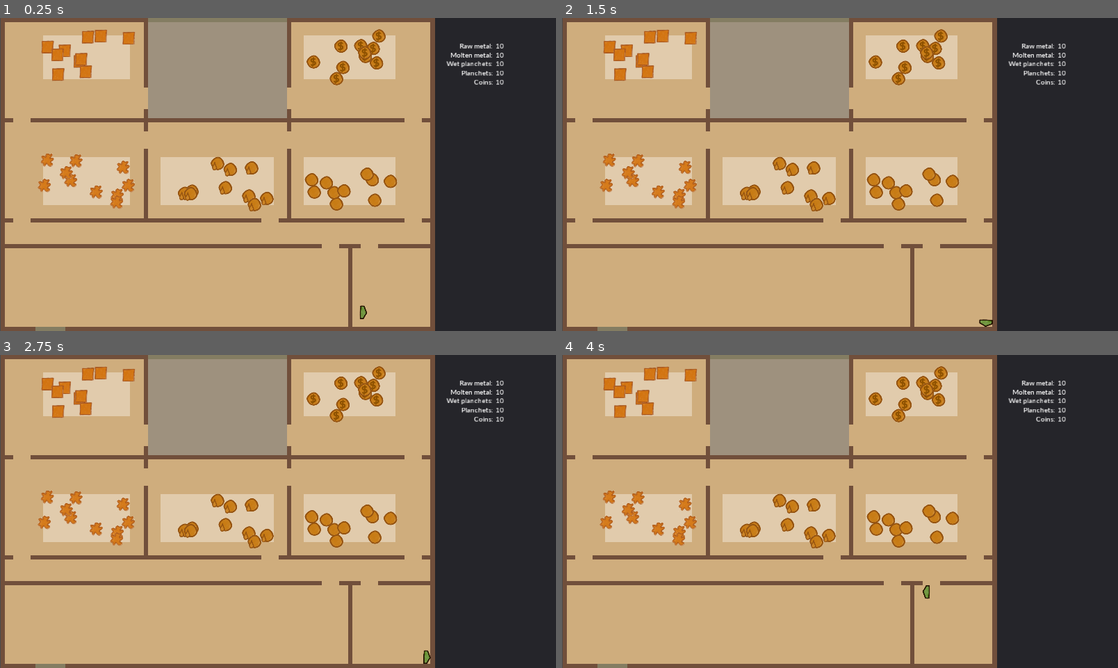
Above: before the commit, frames 1-4 (two rows, left to right).
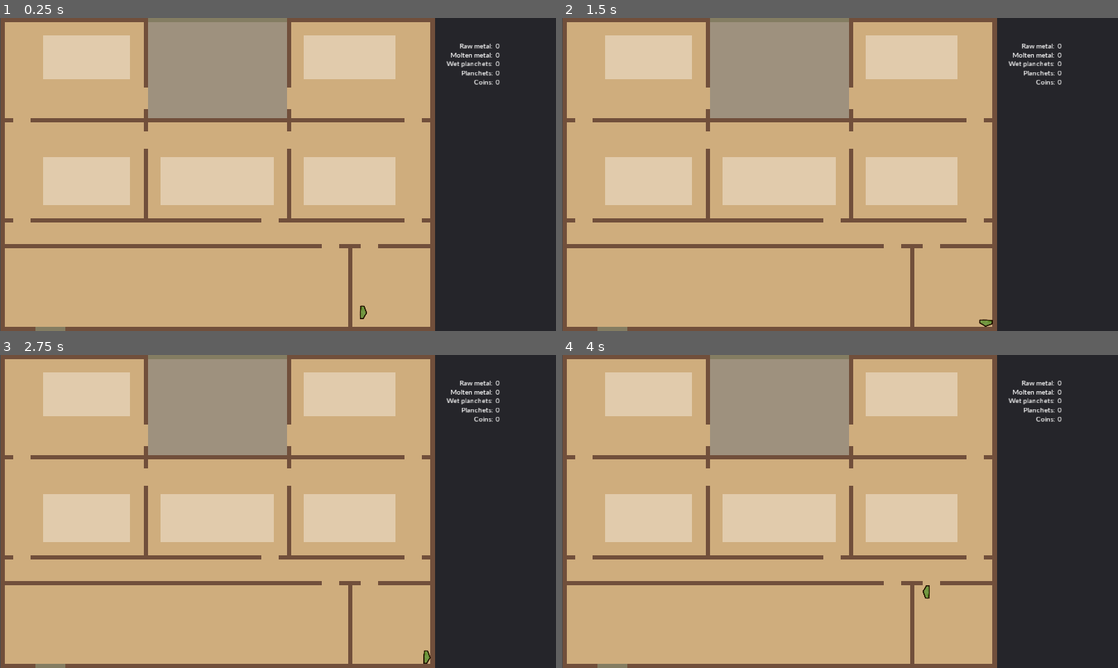
Above: after the commit, the same moments.

Repository: lmbarros/LD44-Minter
Game: Godot game, scene res://screens/GameScreen.tscn
Same seed, same stepped clock (60 frames per second), same inputs: the game is played once before the commit and once after it.
Inputs:
- Up to frame 1 (0.25 s): no input
- Up to frame 2 (1.5 s): tap Enter at 0.5 s; hold Right (right) 0.53-1.28 s; hold Down (down) from 1.28 s (still down)
- Up to frame 3 (2.75 s): tap Space at 2 s; release Down (down) at 2.03 s; hold Right (right) from 2.03 s (still down)
- Up to frame 4 (4 s): tap Enter at 2.75 s; release Right (right) at 2.78 s; hold Up (up) 2.78-3.53 s; hold Left (left) from 3.53 s (still down)

The runs differ from the first frame. In frame 1, 3.8% of the frame differs, in the area x 6-91%, y 3-62%; in frame 2, 3.8%; in frame 3, 3.8%; in frame 4, 3.8%.
Error after the commit: Parse Error: A non-void function must return a value in all possible paths. (res://ui/Mint.gd:71)

Commit message:
The mint is alive!

Diff:
--- a/src/project.godot
+++ b/src/project.godot
@@ -13,9 +13,15 @@
 "class": "GameState",
 "language": "GDScript",
 "path": "res://scripts/GameState.gd"
+}, {
+"base": "Node2D",
+"class": "Mintage",
+"language": "GDScript",
+"path": "res://scenes/Mintage.gd"
 } ]
 _global_script_class_icons={
-"GameState": ""
+"GameState": "",
+"Mintage": ""
 }
 
 [application]
--- a/src/scenes/Mintage.gd
+++ b/src/scenes/Mintage.gd
@@ -1,4 +1,5 @@
 extends Node2D
+class_name Mintage
 
 var state: int = Globals.MintageState.RAW_METAL
 
@@ -6,45 +7,27 @@
 var workForNextState: float = Globals.WORK_FOR_NEXT_STATE
 
 # Do a given amount of work on this "coinage thing" so that it eventually gets
-# to its next state.
-func work(amount: float) -> void:
-	# Alrady a coin, there is no next state
+# to its next state. Returns a Boolean indicating if the mintage changed its
+# state.
+func work(amount: float) -> bool:
+	# Already a coin, there is no next state
 	if state == Globals.MintageState.COIN:
-		return
+		return false
 
 	workForNextState -= amount
-	if workForNextState >= 0:
-		match state:
-			Globals.MintageState.RAW_METAL:
-				turnIntoMoltenMetal()
-			Globals.MintageState.MOLTEN_METAL:
-				turnIntoWetPlanchet()
-			Globals.MintageState.WET_PLANCHET:
-				turnIntoPlanchet()
-			Globals.MintageState.PLANCHET:
-				turnIntoCoin()
+	if workForNextState <= 0:
+		turnIntoNextState()
+		return true
+
+	return false
 
 
-func turnIntoMoltenMetal() -> void:
-	state = Globals.MintageState.MOLTEN_METAL
-	workForNextState = Globals.WORK_FOR_NEXT_STATE
-	updateSprite()
-
-
-func turnIntoWetPlanchet() -> void:
-	state = Globals.MintageState.WET_PLANCHET
-	workForNextState = Globals.WORK_FOR_NEXT_STATE
-	updateSprite()
-
-
-func turnIntoPlanchet() -> void:
-	state = Globals.MintageState.PLANCHET
-	workForNextState = Globals.WORK_FOR_NEXT_STATE
-	updateSprite()
-
-
-func turnIntoCoin() -> void:
-	state = Globals.MintageState.COIN
+func turnIntoNextState() -> void:
+	var newState := state + 1
+	if state >= 1:
+		Globals.gameState.stocks[state] -= 1
+	Globals.gameState.stocks[newState] += 1
+	state = newState
 	workForNextState = Globals.WORK_FOR_NEXT_STATE
 	updateSprite()
 
@@ -61,3 +44,10 @@
 			$Sprite.texture = load("res://gfx/planchet.png")
 		Globals.MintageState.COIN:
 			$Sprite.texture = load("res://gfx/coin.png")
+
+
+func moveTo(target: Vector2) -> void:
+	var tweenDuration := 1.0
+	$MoveTween.interpolate_property(self, "position", position, target, tweenDuration,
+		Tween.TRANS_QUAD, Tween.EASE_IN_OUT)
+	$MoveTween.start()
--- a/src/scenes/Mintage.tscn
+++ b/src/scenes/Mintage.tscn
@@ -9,3 +9,5 @@
 [node name="Sprite" type="Sprite" parent="."]
 scale = Vector2( 0.5, 0.5 )
 texture = ExtResource( 2 )
+
+[node name="MoveTween" type="Tween" parent="."]
--- a/src/scripts/Globals.gd
+++ b/src/scripts/Globals.gd
@@ -19,11 +19,11 @@
 	gameState = GameState.new()
 
 
-func makeMintage(state: int, pos: Vector2) -> Node:
+func makeMintage(state: int, pos: Vector2, wfns: float = WORK_FOR_NEXT_STATE) -> Node:
 	var m := MintageScene.instance()
 	m.state = state
 	Globals.gameState.stocks[state] += 1
 	m.updateSprite()
-	m.workForNextState = WORK_FOR_NEXT_STATE
+	m.workForNextState = wfns
 	m.position = pos
 	return m
--- a/src/ui/Mint.gd
+++ b/src/ui/Mint.gd
@@ -1,46 +1,62 @@
 extends Node2D
 
 const INITIAL_RESOURCE_COUNT := 10
+const WORK_PER_SEC := 0.3
 
-func _ready():
+func _process(delta: float) -> void:
+	var mintage := $Mintage.get_children()
+
+	for m in mintage:
+		var changed: bool = m.work(delta * WORK_PER_SEC)
+		if changed:
+			m.moveTo(getPositionForNextState(m))
+
+
+func _ready() -> void:
 	addRawMetalToFurnace(INITIAL_RESOURCE_COUNT)
 	addMoltenMetalToMolding(INITIAL_RESOURCE_COUNT)
 	addWetPlanchetToDrying(INITIAL_RESOURCE_COUNT)
 	addPlanchetToPress(INITIAL_RESOURCE_COUNT)
 	addCoinToOut(INITIAL_RESOURCE_COUNT)
 
+
 func addRawMetalToFurnace(count: int) -> void:
 	for i in range(count):
 		var m := Globals.makeMintage(Globals.MintageState.RAW_METAL,
-			randomPointInside($FurnaceDepot))
+			randomPointInside($FurnaceDepot),
+			getInitialWorkForNextState())
 		$Mintage.add_child(m)
 
 
 func addMoltenMetalToMolding(count: int) -> void:
 	for i in range(count):
 		var m := Globals.makeMintage(Globals.MintageState.MOLTEN_METAL,
-			randomPointInside($MoldingDepot))
+			randomPointInside($MoldingDepot),
+			getInitialWorkForNextState())
 		$Mintage.add_child(m)
 
 
 func addWetPlanchetToDrying(count: int) -> void:
 	for i in range(count):
 		var m := Globals.makeMintage(Globals.MintageState.WET_PLANCHET,
-			randomPointInside($DryingDepot))
+			randomPointInside($DryingDepot),
+			getInitialWorkForNextState())
 		$Mintage.add_child(m)
 
 
 func addPlanchetToPress(count: int) -> void:
 	for i in range(count):
 		var m := Globals.makeMintage(Globals.MintageState.PLANCHET,
-			randomPointInside($PressDepot))
+			randomPointInside($PressDepot),
+			getInitialWorkForNextState())
 		$Mintage.add_child(m)
 
 
 func addCoinToOut(count: int) -> void:
 	for i in range(count):
 		var m := Globals.makeMintage(Globals.MintageState.COIN,
-			randomPointInside($OutDepot))
+			randomPointInside($OutDepot),
+			getInitialWorkForNextState())
 		$Mintage.add_child(m)
 
 
@@ -50,3 +66,22 @@
 	p.x = rand_range(cr.rect_position.x, cr.rect_position.x + cr.rect_size.x)
 	p.y = rand_range(cr.rect_position.y, cr.rect_position.y + cr.rect_size.y)
 	return p
+
+
+func getPositionForNextState(m: Mintage) -> Vector2:
+	match m.state:
+		Globals.MintageState.RAW_METAL:
+			return randomPointInside($FurnaceDepot)
+		Globals.MintageState.MOLTEN_METAL:
+			return randomPointInside($MoldingDepot)
+		Globals.MintageState.WET_PLANCHET:
+			return randomPointInside($DryingDepot)
+		Globals.MintageState.PLANCHET:
+			return randomPointInside($PressDepot)
+		Globals.MintageState.COIN:
+			return randomPointInside($OutDepot)
+
+
+func getInitialWorkForNextState() -> float:
+	return rand_range(
+		Globals.WORK_FOR_NEXT_STATE / 10.0, Globals.WORK_FOR_NEXT_STATE)
